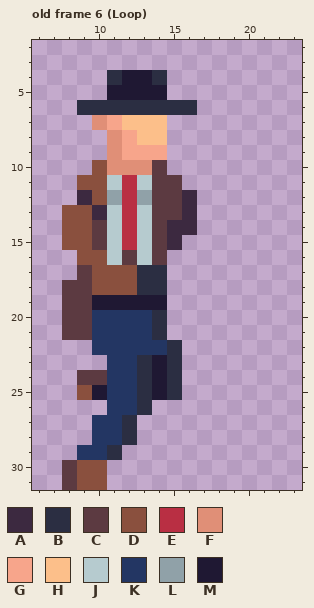
One commit to this pixel-art file: Assets/Player/Player.ase. The picture above was drawn from the file before the commit.
24x32 pixels, 6 frames. Shown: old frame 6 (Loop): x 6..23, y 2..31. The commit also changed other frames, which this record leaves out.
Visible layers, top first: "Head", "Body", "Legs", "Layer".
Palette (. is transparent): A #3c2940  B #2b2e42  C #5c3a41  D #8a503e  E #b92f43  F #e08f77  G #f7a58b  H #fcbf8a  J #b6cbcf  K #233663  L #90a1a8  M #1f1833
Pixels before, old frame 6 (Loop), first column x 8:
 4 ...BMMB..
 5 ...MMMM..
 6 .BBBBBBBB
 7 ..FGHHH..
 8 ...FGHH..
 9 ...FGGG..
10 ..DFFFC..
11 .DDJEJCC.
12 .ADLELCCA
13 DDAJEJCCA
14 DDCJEJCAA
15 DDCJEJCA.
16 .DDJCJC..
17 .CDDDBB..
18 CCDDDBB..
19 CCMMMMM..
20 CCKKKKB..
21 CCKKKKB..
22 ..KKKKKB.
23 ...KKBMB.
24 .CCKKBMB.
25 .DMKKBMB.
26 ...KKB...
27 ..KKB....
28 ..KKB....
29 .KKB.....
30 CDD......
31 CDD......
After the commit:
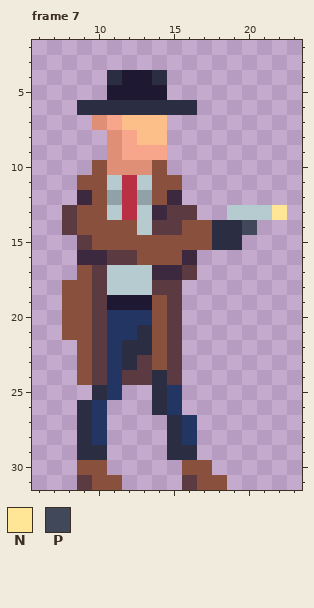
Colours new in this view: N #ffe596  P #414859
A new or re-ordered frame is compared with the old frame closest to it.
Message: Player: Taser and interaction animation
From old to new:
frames 6 -> 8
Changed rows in their new state; - is an unchanged pixel.
Frame 7 is new; against old frame 6 (Loop), layers "Body", "Legs":
first column x 8:
10 ------D--------
11 ------DD-------
12 ------DA.------
13 C-D---A-C--JJJN
14 C-DDD--CDDBBP--
15 .CDDDDDDDDBB---
16 -AAC-DDDA------
17 -DCJJJAAC------
18 DDCJJJCC-------
19 DDC---DC-------
20 DDC---DC-------
21 DDC--BDC-------
22 -DC-BBDC-------
23 -DC-BCDC-------
24 -D--CCBC-------
25 -.B-..BK-------
26 -BK...BK-------
27 -B-..--BK------
28 -B-..--BK------
29 -BB.---BB------
30 .-------DD-----
31 .C-D----CDD----
